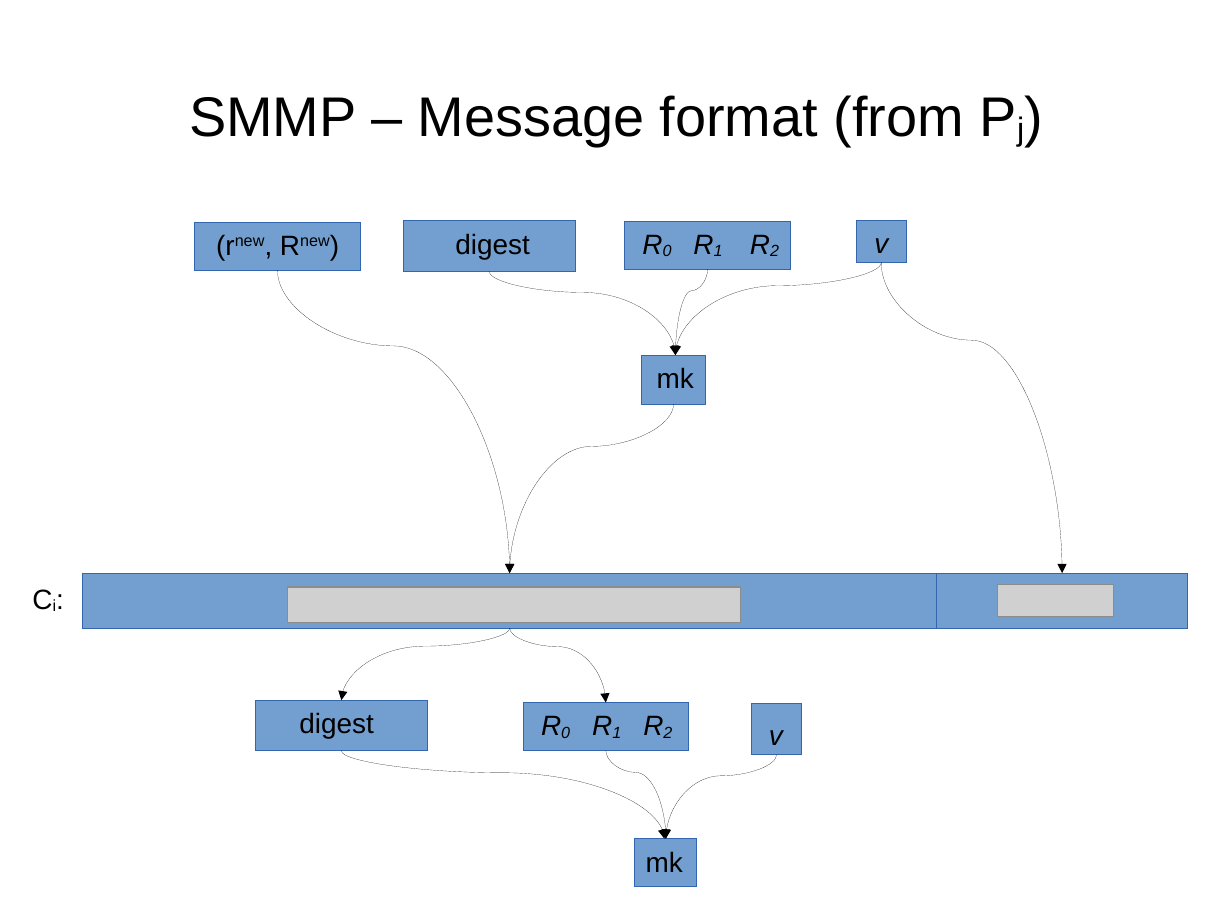
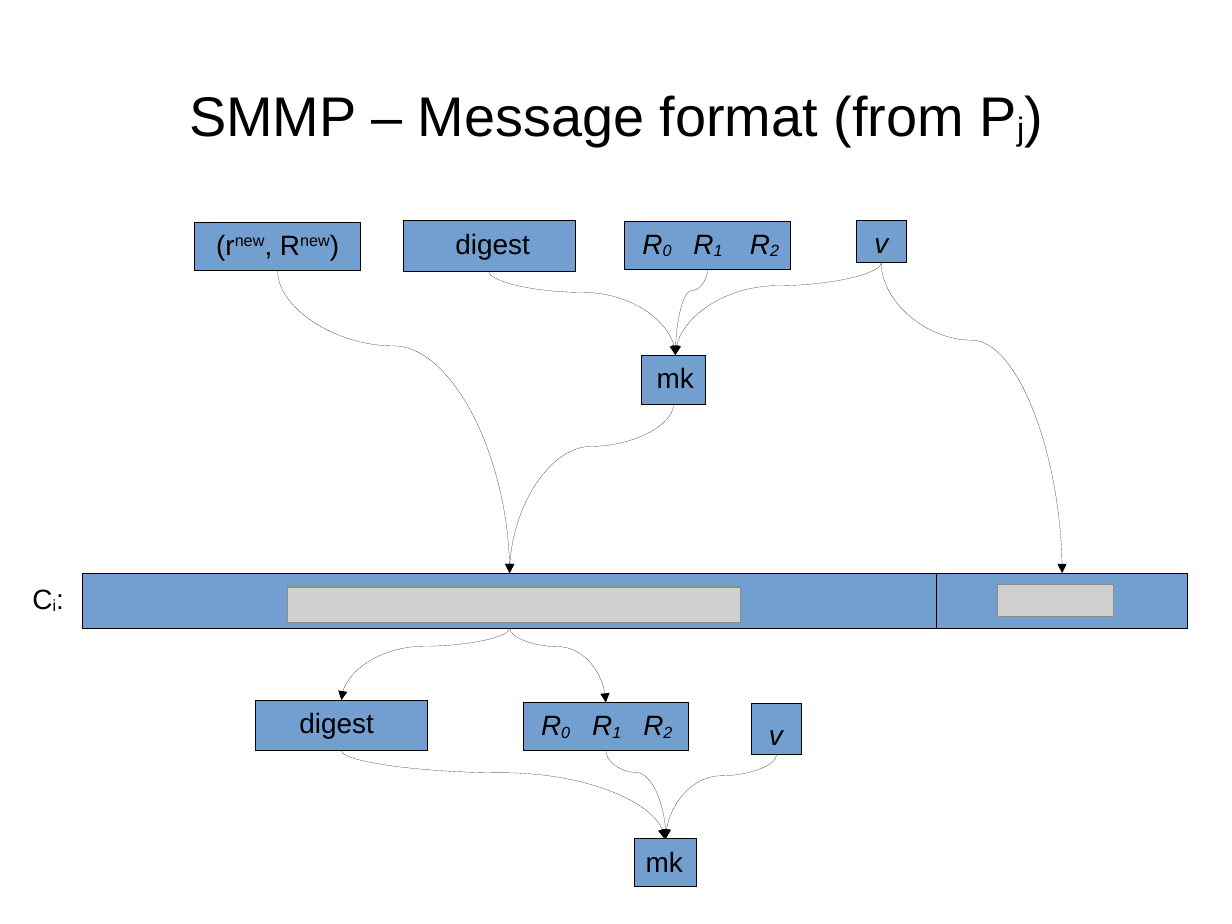
Before and after one commit to rxcomm/smmp, a slide deck: slide 22 of spec/slideshow.odp (slide 21 before the commit). Drawn at 1232x924 pixels with LibreOffice and Linux fonts; fonts in the diff are those of the drawing; grey boxes stand for pictures. Boxes give left, top, right and bottom in pixels: in the first picture for what was removed or moved away, otherwise in the second. Text is boxed around its words. In the diff, an @@ line names an element or a change of style, - is before the commit and + after.

```diff
--- a/spec/slideshow.odp
+++ b/spec/slideshow.odp
@@ outline #3465AF 0 pt to #000000 0 pt in 11 elements at box(83, 574, 937, 628), box(642, 356, 705, 405), box(625, 221, 790, 269), box(937, 574, 1187, 628), box(856, 220, 907, 263), box(195, 222, 360, 271), box(256, 700, 427, 750), box(404, 221, 575, 272), box(523, 703, 689, 751), box(635, 838, 698, 887), box(751, 703, 802, 755) @@
```
Also in this commit, not shown: 1 other slide changed, 1 slide added, 1 other file.
